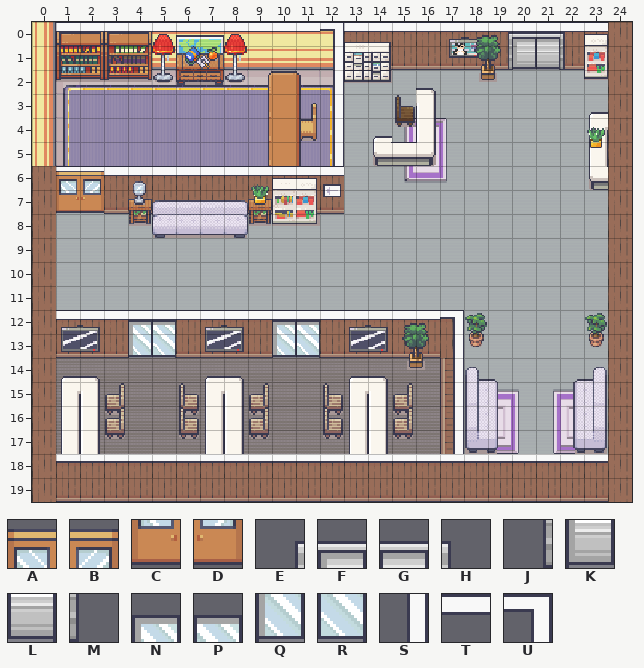
Two states of a Tiled map, assets/mapaOffice/mapaOffice.tmx. The picture above was drawn from the file before the commit.
Cells are 16x16 px. Shown: x 0..24, y 0..19.
Key: from "decoracao": A 396, B 396 flipped left-right, C 412, D 412 flipped left-right, E 416, F 417, G 418, H 419, J 432, K 433, L 434, M 435, N 450, P 451, Q 466, R 467; from "paredes": S 8 turned 180, T 8 turned 90, U 39.
_ is an empty cell.
Layers that did not change in this view are not listed.
Layer "acabamento" before, first column x 0:
 0 _TTTTTTTTTTTUTTTTTTTTTTT_
 1 ____________S____________
 2 ____________S____________
 3 ____________S____________
 4 ____________S____________
 5 ____________S____________
 6 _TTTTTTTTTTTT____________
 7 _________________________
 8 _________________________
 9 _________________________
10 _________________________
11 _________________________
12 _TTTTTTTTTTTTTTTTU_______
13 _________________S_______
14 _________________S_______
15 _________________S_______
16 _________________S_______
17 _________________S_______
18 _________________________
19 _________________________
Layer "porta" before, first column x 0:
 0 ___________________EFGH__
 1 ___________________JKLM__
 2 _________________________
 3 _________________________
 4 _________________________
 5 _________________________
 6 _AB______________________
 7 _CD______________________
 8 _________________________
 9 _________________________
10 _________________________
11 _________________________
12 ____NP____NP_____________
13 ____QR____QR_____________
14 _________________________
15 _________________________
16 _________________________
17 _________________________
18 _________________________
19 _________________________
After the commit:
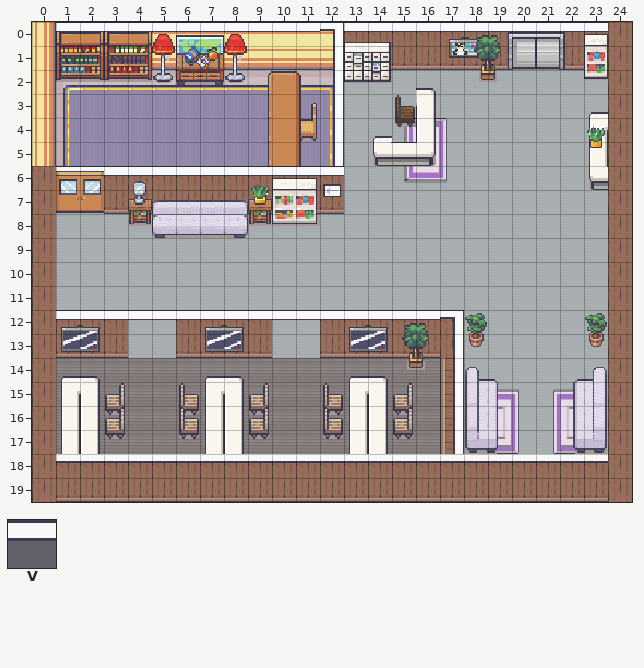
Further tiles: from "paredes": V 5 turned 270.
Tiles of an added or newly shown layer are drawn over the layers below it.
From the commit log: fix: corrige o batente da porta da office
The exact change:
Layer "acabamento":
y 12: x 4..5 TT -> __; x 10..11 TT -> __
Layer "porta":
y 12: x 4..5 NP -> __; x 10..11 NP -> __
y 13: x 4..5 QR -> __; x 10..11 QR -> __
Layer "superiorPorta" (added):
y 12: x 4..5 __ -> VV; x 10..11 __ -> VV
Where, in picture pixels (left, top, right, bottom), the same in both pictures:
changed: (128, 320, 176, 358)
changed: (272, 320, 320, 358)
